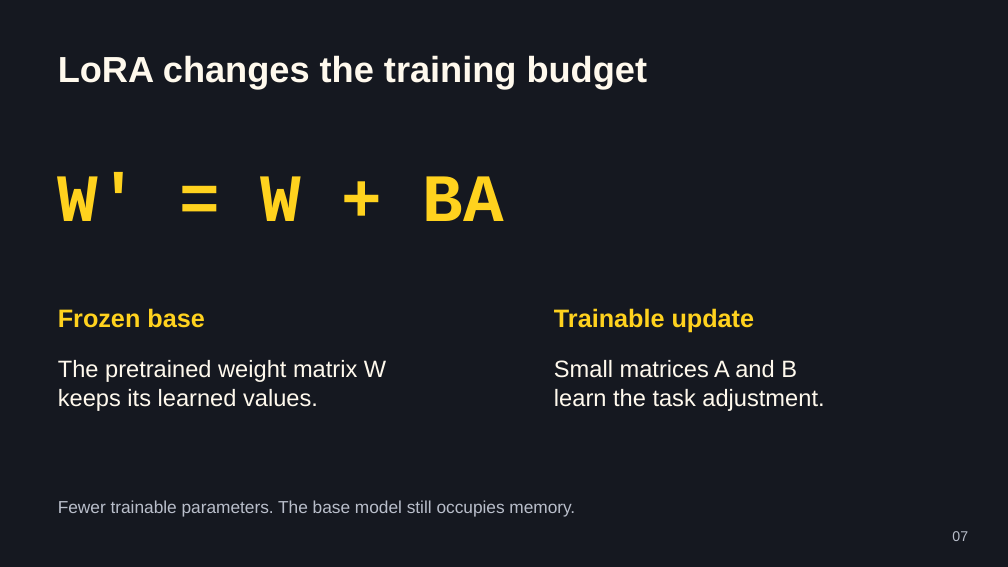
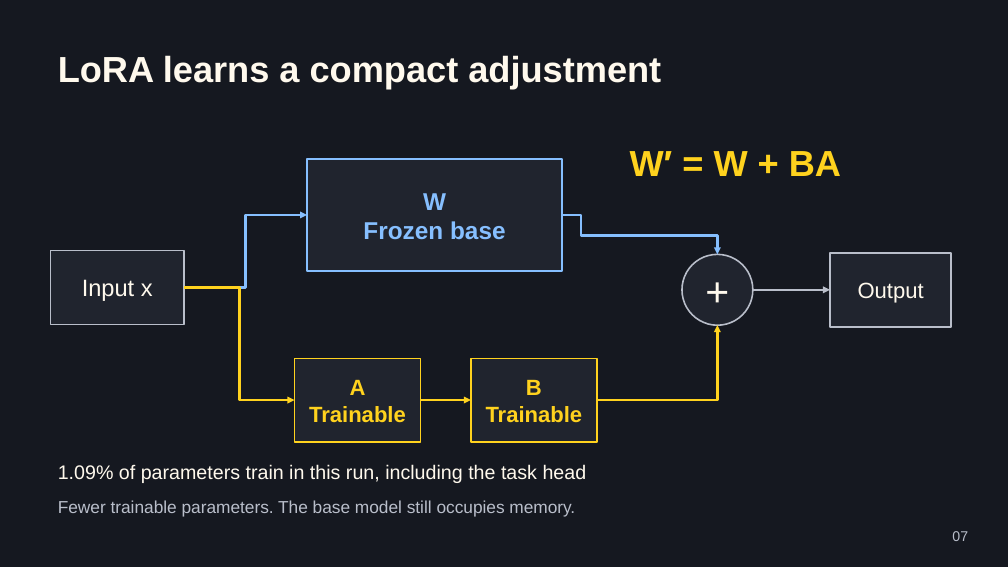
Before and after one commit to jemsbhai/bringing-the-heat, a slide deck: slide 7 of output/Bringing-the-Heat.pptx. Drawn at 1008x567 pixels with LibreOffice and Linux fonts; fonts in the diff are those of the drawing. Boxes give left, top, right and bottom in pixels: in the first picture for what was removed or moved away, otherwise in the second. Text is boxed around its words. In the diff, an @@ line names an element or a change of style, - is before the commit and + after.

```diff
--- a/output/Bringing-the-Heat.pptx
+++ b/output/Bringing-the-Heat.pptx
@@ text at box(58, 55, 661, 89): text changed @@
-LoRA changes the training budget
+LoRA learns a compact adjustment
@@ text "W′ = W + BA": place and size @@
-text "W′ = W + BA" at box(58, 172, 504, 221)
+text "W′ = W + BA" at box(630, 151, 841, 176)
@@ text "W′ = W + BA" at box(630, 151, 841, 176): size 64.5 to 34.5 pt, font Courier New to Arial @@
@@ rectangle added at box(307, 159, 563, 271), fill #20242E, outline #86BFFF 1.5 pt, 23.2 pt, text #86BFFF, bold @@
+W
+Frozen base
@@ elbow arrow added from (185, 287) to (307, 215), #86BFFF 2.25 pt @@
@@ elbow arrow added from (563, 215) to (718, 254), #86BFFF 2.25 pt @@
@@ rectangle added at box(51, 250, 185, 324), fill #20242E, outline #B9BECA 1.5 pt, 22.5 pt, text #FFF9ED @@
+Input x
@@ ellipse added at box(682, 254, 753, 325), fill #20242E, outline #B9BECA 1.5 pt, 39 pt, text #FFF9ED @@
++
@@ rectangle added at box(830, 253, 951, 327), fill #20242E, outline #B9BECA 1.5 pt, 21 pt, text #FFF9ED @@
+Output
@@ elbow arrow added from (185, 287) to (295, 400), #FFD21E 2.25 pt @@
@@ arrow added from (753, 290) to (830, 290), #B9BECA 2.25 pt @@
@@ text removed at box(58, 308, 204, 328) @@
-Frozen base
@@ text removed at box(554, 308, 755, 333) @@
-Trainable update
@@ elbow arrow added from (597, 400) to (718, 325), #FFD21E 2.25 pt @@
@@ rectangle added at box(295, 358, 421, 442), fill #20242E, outline #FFD21E 1.5 pt, 21 pt, text #FFD21E, bold @@
+A
+Trainable
@@ rectangle added at box(471, 358, 597, 442), fill #20242E, outline #FFD21E 1.5 pt, 21 pt, text #FFD21E, bold @@
+B
+Trainable
@@ text removed at box(58, 360, 386, 411) @@
-The pretrained weight matrix W
-keeps its learned values.
@@ text removed at box(554, 360, 824, 411) @@
-Small matrices A and B
-learn the task adjustment.
@@ arrow added from (420, 400) to (471, 400), #FFD21E 2.25 pt @@
@@ text added at box(58, 464, 587, 483), 18.8 pt, text #FFF9ED @@
+1.09% of parameters train in this run, including the task head
```
Also in this commit, not shown: 5 other slides changed, 3 slides added, 3 slides removed, 38 other files.
